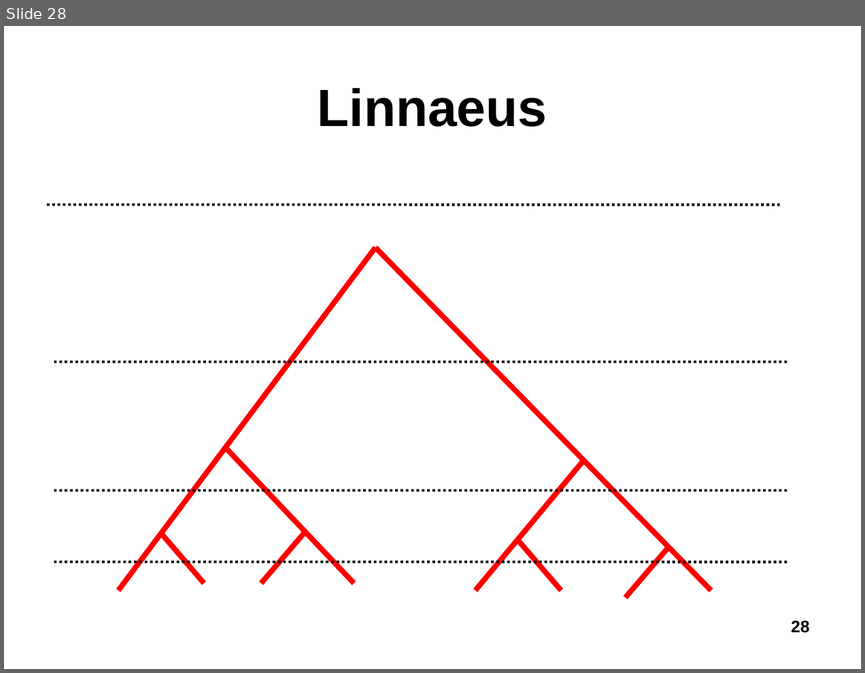
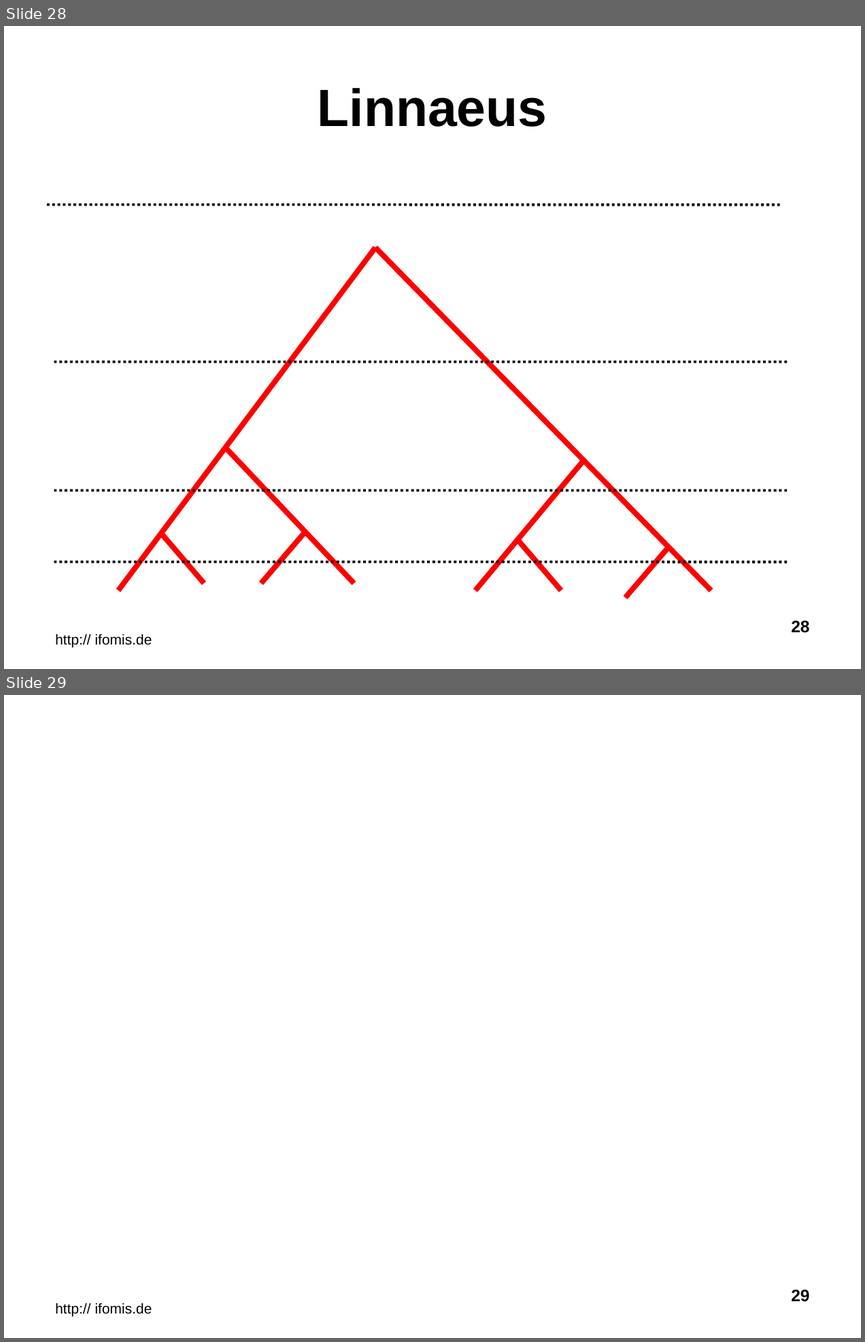
Before and after one commit to NCOR-Organization/ontology.buffalo.edu, a slide deck: 04/STOP_GO_5_04.ppt. Shown one above the other, each under a label of ours: slide 28 before the commit, slides 28 and 29 after it. The pictures are 865x673 and 865x1342 pixels, drawn with LibreOffice and Linux fonts; fonts in the diff are those of the drawing; background and template pictures are left out. Boxes give left, top, right and bottom in pixels: in the first picture for what was removed or moved away, otherwise in the second. Text is boxed around its words. In the diff, an @@ line names an element or a change of style, - is before the commit and + after.

```diff
--- a/04/STOP_GO_5_04.ppt
+++ b/04/STOP_GO_5_04.ppt
@@ slide 29 added at (4,695,861,1338), background picture (left out) @@
@@ rectangle added at (738,695,844,724), fill #FFFFFF, outline #FFFFFF 4.51 pt @@
@@ rectangle added at (247,1199,323,1228), fill #FFFFFF, outline #FFFFFF 4.51 pt @@
@@ text added at (55,1302,152,1316), 12 pt, text #000000 @@
+http:// ifomis.de
@@ page number added at (791,1289,809,1302), 14 pt, text #000000, bold @@
+29
@@ slide 28 changed as well @@
@@ text added at (55,633,152,647), 12 pt, text #000000 @@
+http:// ifomis.de
```
Also in this commit, not shown: 67 other slides changed, 1 slide removed, 1 other file.
